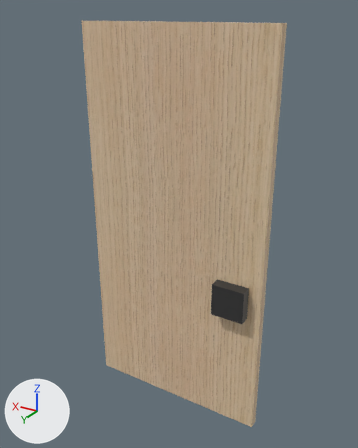
What one commit did to the glTF model 2025-284-C01-Vitrineskap/sim/Benk_D_dor_hoyre.glb.
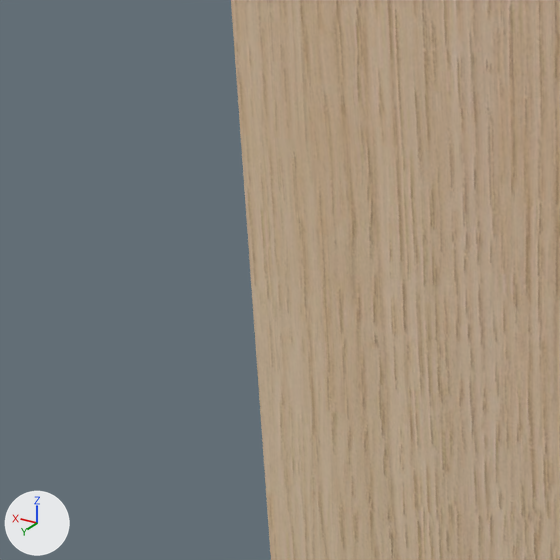
The first picture shows the older version from a camera (50 mm lens) standing at (2664.0, 186.0, 896.0) and looking at (3130.0, -590.0, 508.0). The close-ups show the older and then the newer version on the part from 6% to 48% of the width and 9% to 42% of the height of that picture. Only the edits that show in the close-ups are written down. The axes (+X, +Y, +Z) are drawn at lower left. The lights are the same throughout.

Names of what the first close-up shows: '2025-284 Vitrineskap'.
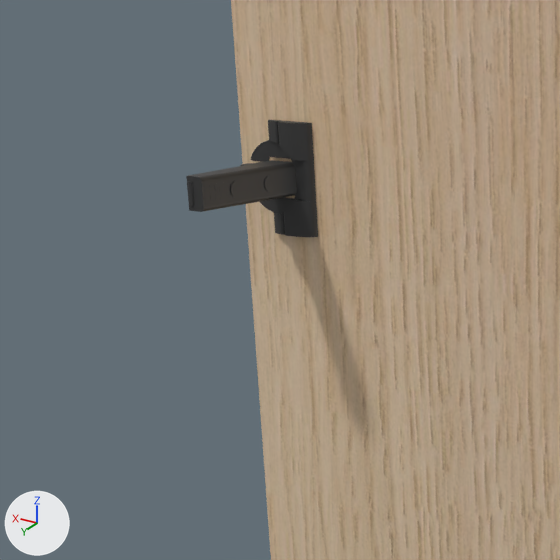
What differs and where, as boxes [x1, y1, x2, y2] in the close-ups (560 x 560 px):
```json
{"object": "Benk D dør høyre hengsel z758 Blum 71B3590", "change": "added", "after": [186, 120, 318, 237]}
```

Edits to the scene script, one JSON object a line:
```json
{"op": "add", "block": "me_blum_71b3590", "code": ["me_blum_71b3590 = bpy.data.meshes.new('BLUM_71B3590')", "me_blum_71b3590.from_pydata(...)  # 1701 vertices, 3386 faces; spans x -31.9..10.4, y -28.5..28.5, z -51.3..29.4", "me_blum_71b3590.materials.append(mat_beslag_sort)  # dark grey #3f3f3f"]}
{"op": "add", "block": "ob_benk_d_dør_høyre_hengsel_z758_blum_71b3590", "code": ["ob_benk_d_dør_høyre_hengsel_z758_blum_71b3590 = bpy.data.objects.new('Benk D dør høyre hengsel z758 Blum 71B3590', me_blum_71b3590)", "ob_benk_d_dør_høyre_hengsel_z758_blum_71b3590.location = (3321.0, -542.7, 758.5)", "ob_benk_d_dør_høyre_hengsel_z758_blum_71b3590.rotation_euler = (-1.571, 0.0, 0.0)  # degrees (-90, 0, 0)"]}
```
